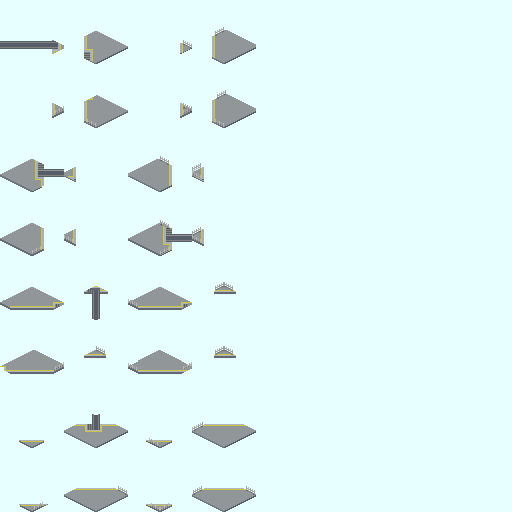
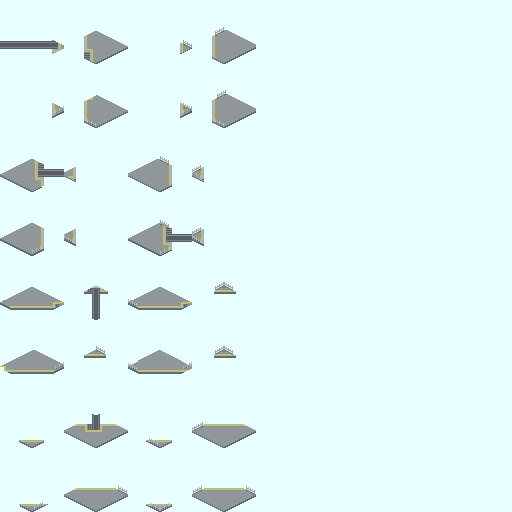
The second 512x512 image is a revision of the first. Changes to its layers:
painted on "FS_L" over [left=192, top=163, right=201, bottom=173]
